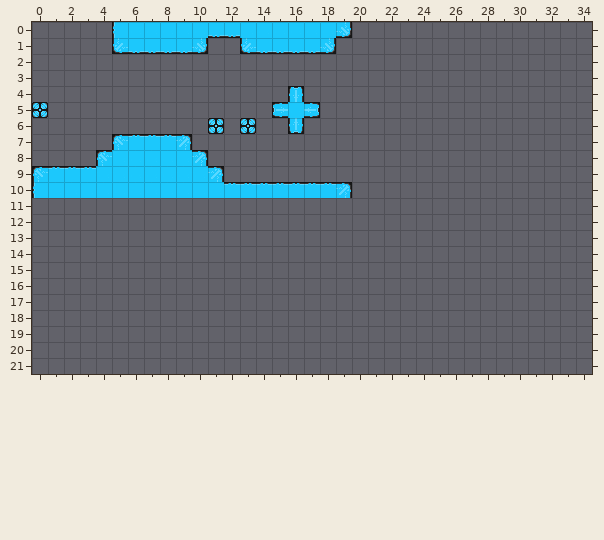
Tiled map -- projectFinale-android/assets/maps/plahTilemap.tmx. The first picture shows the starting point.
Cells are 16x16 px. Shown: x 0..34, y 0..21. The old version is drawn lined up with the new one.
New version:
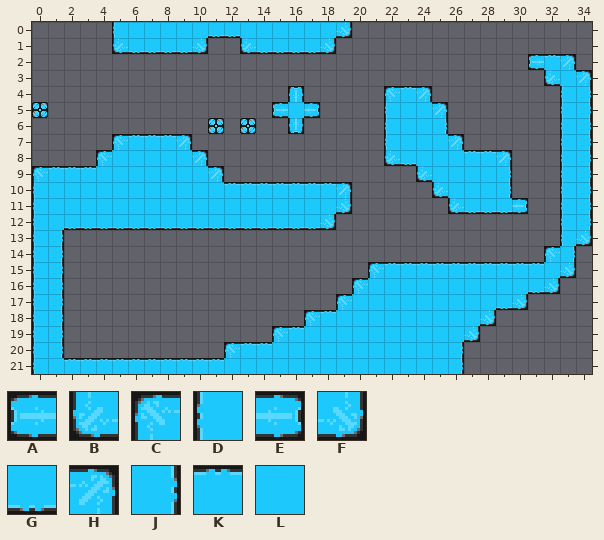
Key: from "pickleTile": A 2, B 3, C 6, D 7, E 8, F 9, G 11, H 12, J 13, K 14, L 15.
_ is an empty cell, . an unchanged one.
What changed:
map size 20x11 -> 40x22 cells
--- layer "Tile Layer 2"
@@ x 0..34 @@
- 2 ...............................___.
- 3 ................................___
- 4 ......................___........__
- 5 ......................____.......__
- 6 ......................____.......__
- 7 ......................_____......__
- 8 ......................________...__
- 9 ........................______...__
-10 ........................._____...__
-11 ____________________......_____..__
-12 ___________________..............__
-13 __...............................__
-14 __..............................__.
-15 __..................._____________.
-16 __.................._____________..
-17 __.................____________....
-18 __...............____________......
-19 __............._____________.......
-20 __.........._______________........
-21 ___________________________........
+ 2 ...............................AKH.
+ 3 ................................BLH
+ 4 ......................CKH........DJ
+ 5 ......................DLLH.......DJ
+ 6 ......................DLLJ.......DJ
+ 7 ......................DLLLH......DJ
+ 8 ......................BGLLLKKH...DJ
+ 9 ........................BLLLLJ...DJ
+10 .........................BLLLJ...DJ
+11 DLLLLLLLLLLLLLLLLLLF......BGGGE..DJ
+12 DLGGGGGGGGGGGGGGGGF..............DJ
+13 DJ...............................DF
+14 DJ..............................CJ.
+15 DJ...................CKKKKKKKKKKLF.
+16 DJ..................CLLLLLLLLLLGF..
+17 DJ.................CLLLLLLLLLGF....
+18 DJ...............CKLLLLLLLLLF......
+19 DJ.............CKLLLLLLLLLLF.......
+20 DJ..........CKKLLLLLLLLLLLJ........
+21 DLKKKKKKKKKKLLLLLLLLLLLLLLJ........
